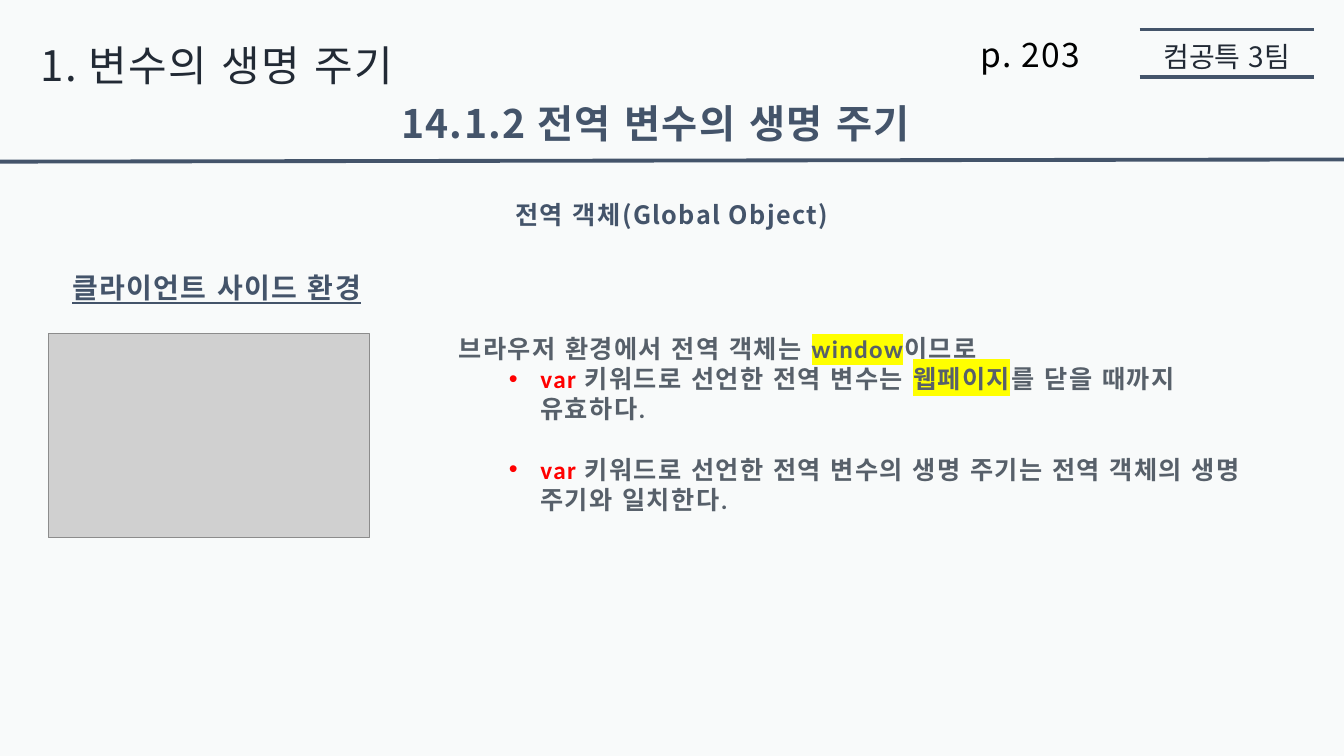
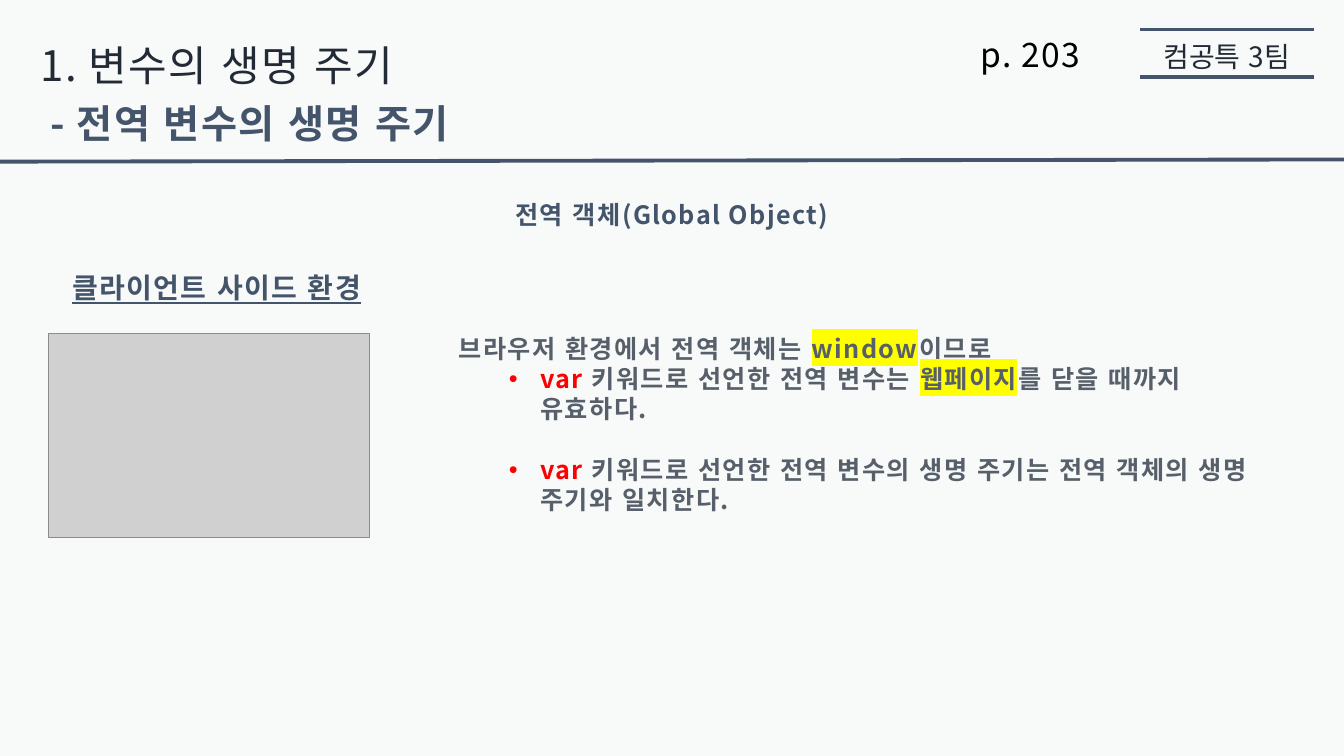
Before and after one commit to jaehoo1/Modern-JavaScript-Deep-Dive, a slide deck: slide 11 of 10. 전역 변수의 문제점/presentation10/Alisherka7/전역 변수의 문제점 - 알레셰르.pptx. Drawn at 1344x756 pixels with LibreOffice and Linux fonts; fonts in the diff are those of the drawing; grey boxes stand for pictures. Boxes give left, top, right and bottom in pixels: in the first picture for what was removed or moved away, otherwise in the second. Text is boxed around its words. In the diff, an @@ line names an element or a change of style, - is before the commit and + after.

```diff
--- a/10. 전역 변수의 문제점/presentation10/Alisherka7/전역 변수의 문제점 - 알레셰르.pptx
+++ b/10. 전역 변수의 문제점/presentation10/Alisherka7/전역 변수의 문제점 - 알레셰르.pptx
@@ text at bbox=[77, 105, 448, 142]: text changed @@
-14.1.2 전역 변수의 생명 주기
+- 전역 변수의 생명 주기
@@ text "브라우저 환경에서 전역 객체는 window이므로" at bbox=[458, 332, 1247, 512]: font Calibri to Noto Sans CJK KR @@
```
Also in this commit, not shown: 8 other slides changed, 2 slides removed.
